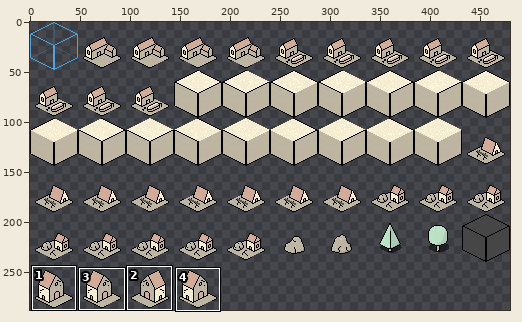
Edited in one commit: sprite sheet (data/gfx/paper/full_48x48.png). Above: a wide view before the commit, with the close-up outlined.
Close-up. As it was:
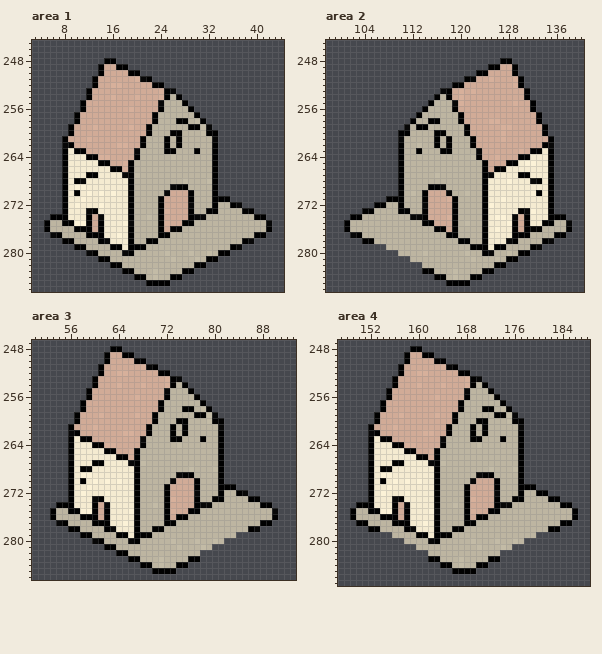
The file is 480x288 pixels. Colours within 5 levels of each other are drawn and written as one. Shown: area 1: x 3..44, y 245..286; area 2: x 98..140, y 245..286; area 3: x 50..93, y 247..286; area 4: x 147..188, y 247..287.
New version:
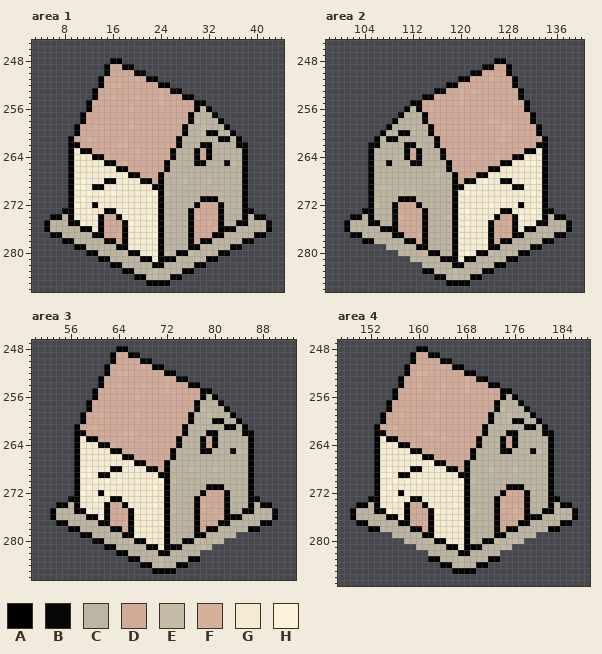
Palette (. is transparent): A #000000  B #070707  C #bdb5a1  D #d1ab97  E #c3bba6  F #d7b09b  G #f5ebd1  H #fcf2d7
From old to new:
Changed rows in their new state; - is an unchanged pixel.
Area 1:
first column x 8:
248 -------.-A---------------------
249 ------.A-D-B-------------------
250 ------.A---D-B-----------------
251 -----.A------D-A---------------
252 -----.A--------D-A-------------
253 ----.A-----------D-A-----------
254 ----.A-----------DDDAA---------
255 ---.A-----------FDDDDDAA-------
256 ---.A-----------DDDDDDACA------
257 --.A-----------DDDDDDACCCA-----
258 --.A-----------DDDDDDB-CCCA----
259 -.A-----------DDDDDDACC-CCCA---
260 -.A-----------DDDDDDA-----CCA--
261 .A-----------DDDDDD------CAACA-
262 .-A----------DDDDDD----AACCCCAB
263 .AG-A-------FDDDDD-----DACCCCCA
264 .A--G-B-----DDDDDDB---BDACCCCCA
265 .A----G-A--DDDDDDA----AA-CCBECA
266 .A------G-BDDDDDDA-------CCCCCA
267 .A--GG----H-BDDDA--------CCCCCA
268 .AGH---AA--GGBADA--------CCCCCA
269 .A---AA----GGGGAA-CCC----CCCCCA
270 .AG--------GGGGHAECCCC---CCCCCA
271 .A---------GGGHG-CCCCC-BA-CCCCA
272 .A---A-----GGGGG-CCCCCADDDA-CCA
273 -A--HG-AA--GGGGG-CCCC-DDDDA----
274 CA--GG-DDA-GGGHG-CCCC-FDDDB---A
275 C-B-GG-DDDBHGGGG-ECCC-DDFDA--AA
276 --C--G-DDDAGGGGG-CCC-ADDDFAAA--
277 ----C--DDFAGGGGH-C---ADDDAA----
278 ------C-ADAGGGGGA----ADAA------
279 --------C-AGGGGGA----AA--------
280 ----------E-AGGGA--AA----------
281 -------------AAGAAB------------
282 ---------------AA--------------
Area 2:
first column x 105:
248 ---------------------A-.-------
249 -------------------B-D-A.------
250 -----------------B-D---A.------
251 ---------------A-D------A.-----
252 -------------A-D--------A.-----
253 -----------A-D-----------A.----
254 ---------AAFDD-----------A.----
255 -------AADDDDDD-----------A.---
256 ------ACADFDDDD-----------A.---
257 -----ACCCADDDDDD-----------A.--
258 ----ACCC-BDDDDDD-----------A.--
259 ---ACCC-CCADDDDDD-----------A.-
260 --ACC-----ADDDDDD-----------A.-
261 -ACAAC------DDDDDD-----------A.
262 BACCCCAA----DDDDDD----------A-.
263 ACCCCCAD-----DDDDDD-------A-GA.
264 ACCCCEADB---BDDDDFD-----B-G--A.
265 ACCBCC-AA----ADDDDDD--A-G----A.
266 ACCCCC-------ADDDDDDB-G------A.
267 ACCCCC--------ADDFB-G----GG--A.
268 ACCCCC--------ADABGH--AA---HGA.
269 ACECCC----CCC-AAGHGG----AA---A.
270 ACCCCE---CCCCCAGHGGG--------GA.
271 ACCCC-AB-CCCCC-GGGGG---------A.
272 AEC-ADDDACCCCC-GGGGG-----A---A.
273 ----ADDDD-CCCC-GHGGG--AA-GG--A-
274 A---BFDDD-CCCE-GGGGG-ADD-HG--AC
275 AA--ADDDD-CCCC-GHGGGBDDF-GG-B-C
276 --AAADDDDA-CCC-GGGGGADDD-G--C--
277 ----AADDFA---C-GGGGGADDD--C----
278 ------AADA----AGGGGHADA-C------
279 --------AA----AGGGGGA-C--------
280 ----------AA--AGHGA-E----------
281 ------------BAAGAA-------------
282 --------------AA---------------
Area 3:
first column x 56:
248 -------.-A---------------------
249 ------.A-D-B-------------------
250 ------.A---D-B-----------------
251 -----.A------D-A---------------
252 -----.A--------D-A-------------
253 ----.A-----------D-A-----------
254 ----.A-----------DDDAA---------
255 ---.A-----------FDDDDDAA-------
256 ---.A-----------DDDDDDACA------
257 --.A-----------DDDDDDACCCA-----
258 --.A-----------DDDDDDB-CCCA----
259 -.A-----------DDDDDDACC-CCCA---
260 -.A-----------DDDDDDA-----CCA--
261 .A-----------DDDDDD------CAACA-
262 .-A----------DDDDDD----AACCCCAB
263 .AG-A-------FDDDDD-----DACCCCCA
264 .A--G-B-----DDDDDDB---BDACCCCCA
265 .A----G-A--DDDDDDA----AA-CCBECA
266 .A------G-BDDDDDDA-------CCCCCA
267 .A--GG----H-BDDDA--------CCCCCA
268 .AGH---AA--GGBADA--------CCCCCA
269 .A---AA----GGGGAA-CCC----CCCCCA
270 .AG--------GGGGHAECCCC---CCCCCA
271 .A---------GGGHG-CCCCC-BA-CCCCA
272 .A---A-----GGGGG-CCCCCADDDA-CCA
273 -A--HG-AA--GGGGG-CCCC-DDDDA----
274 CA--GG-DDA-GGGHG-CCCC-FDDDB---A
275 C-B-GG-DDDBHGGGG-ECCC-DDFDA--AA
276 --C--G-DDDAGGGGG-CCC-ADDDFAAA--
277 ----C--DDFAGGGGH-C---ADDDAA----
278 ------C-ADAGGGGGA----ADAA------
279 --------C-AGGGGGA----AA--------
280 ----------E-AGGGA--AA----------
281 -------------AAGAAB------------
282 ---------------AA--------------
Area 4:
first column x 152:
248 -------.-A---------------------
249 ------.A-D-B-------------------
250 ------.A---D-B-----------------
251 -----.A------D-A---------------
252 -----.A--------D-A-------------
253 ----.A-----------D-A-----------
254 ----.A-----------DDDAA---------
255 ---.A-----------FDDDDDAA-------
256 ---.A-----------DDDDDDACA------
257 --.A-----------DDDDDDACCCA-----
258 --.A-----------DDDDDDB-CCCA----
259 -.A-----------DDDDDDACC-CCCA---
260 -.A-----------DDDDDDA-----CCA--
261 .A-----------DDDDDD------CAACA-
262 .-A----------DDDDDD----AACCCCAB
263 .AG-A-------FDDDDD-----DACCCCCA
264 .A--G-B-----DDDDDDB---BDACCCCCA
265 .A----G-A--DDDDDDA----AA-CCBECA
266 .A------G-BDDDDDDA-------CCCCCA
267 .A--GG----H-BDDDA--------CCCCCA
268 .AGH---AA--GGBADA--------CCCCCA
269 .A---AA----GGGGAA-CCC----CCCCCA
270 .AG--------GGGGHAECCCC---CCCCCA
271 .A---------GGGHG-CCCCC-BA-CCCCA
272 .A---A-----GGGGG-CCCCCADDDA-CCA
273 -A--HG-AA--GGGGG-CCCC-DDDDA----
274 CA--GG-DDA-GGGHG-CCCC-FDDDB---A
275 C-B-GG-DDDBHGGGG-ECCC-DDFDA--AA
276 --C--G-DDDAGGGGG-CCC-ADDDFAAA--
277 ----C--DDFAGGGGH-C---ADDDAA----
278 ------C-ADAGGGGGA----ADAA------
279 --------C-AGGGGGA----AA--------
280 ----------E-AGGGA--AA----------
281 -------------AAGAAB------------
282 ---------------AA--------------
